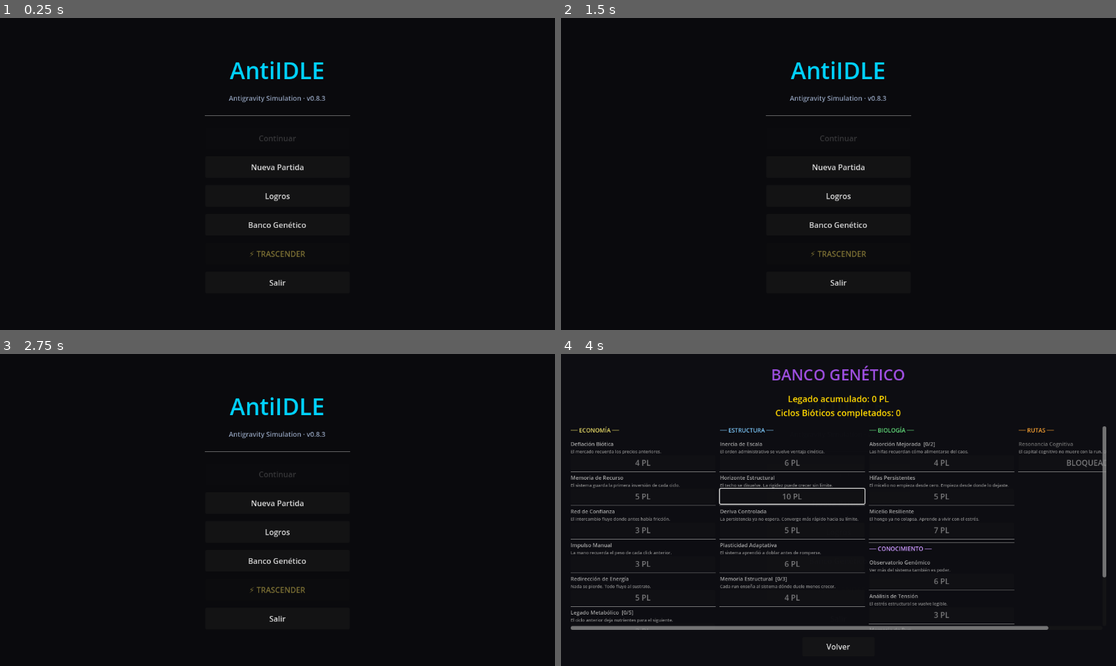
Above: before the commit, frames 1-4 (two rows, left to right).
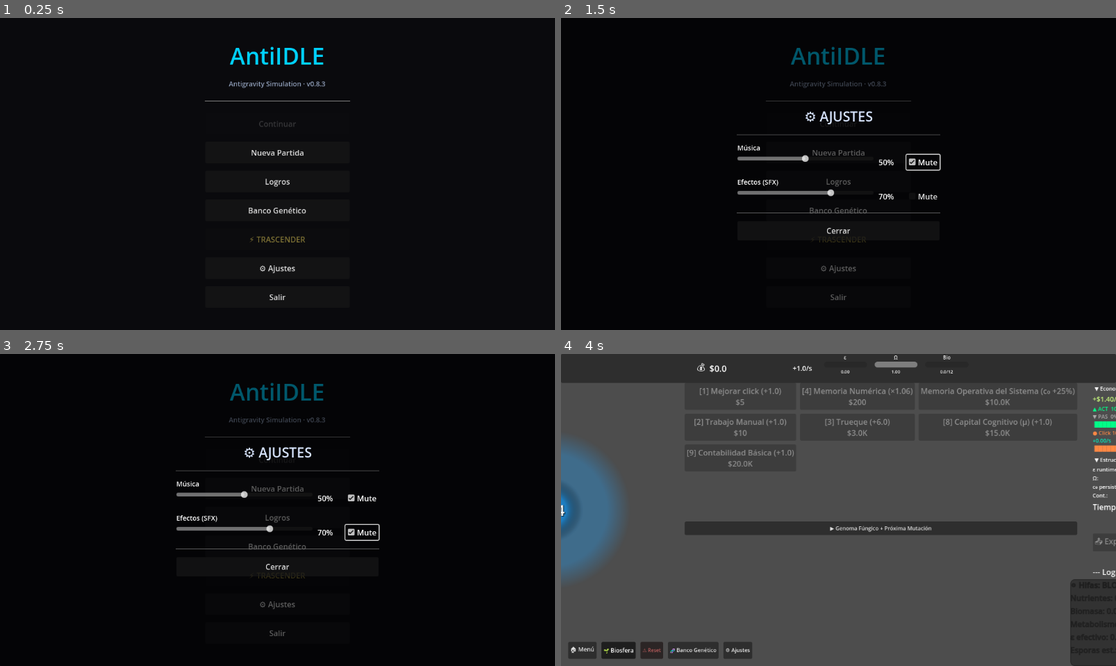
Above: after the commit, the same moments.

Repository: amurito/godot-idle-game
Game: Godot game, scene res://MainMenu.tscn
The game is run twice, just before and just after one commit, with the same random seed, the same clock (stepped at 60 frames per second) and the same inputs.
Inputs (mouse positions are in pixels of both pictures, inside the frame that each line leads up to):
- Up to frame 1 (0.25 s): no input
- Up to frame 2 (1.5 s): click (838, 267) at 0.5 s, where only the run after the commit has a clickable "⚙ Ajustes"; click (921, 161) at 1.25 s, where only the run after the commit has a clickable "Mute"
- Up to frame 3 (2.75 s): click (360, 531) at 2 s, where only the run after the commit has a clickable "Mute"
- Up to frame 4 (4 s): click (838, 566) at 2.75 s, where only the run after the commit has a clickable "Cerrar"; click "Nueva Partida" at 3.5 s

The runs differ from the first frame. In frame 1, 2.2% of the frame differs, in the area x 36-64%, y 9-91%; in frame 2, 3.0%; in frame 3, 3.0%; in frame 4, 97%, in the area x 0-100%, y 0-100%.

Commit message:
feat: sistema de audio completo (AudioManager + 7 SFX + música ambient)
- AudioManager autoload: buses Music/SFX, pool rotativo de 6 players, persistencia en user://audio_settings.json
- Web autoplay gate: música silenciada hasta primer input del usuario
- SFX hooked: click reactor, upgrade/legacy/cosmic, achievement, mutación, cierre de run, trascendencia
- Música ambient en MainMenu y main (no reinicia al cambiar de escena)
- Panel de ajustes (sliders volumen + mute) accesible desde MainMenu y mid-run
- Assets en res://audio/ (7 .ogg CC0)

Co-Authored-By: Claude Sonnet 4.6 <noreply@anthropic.com>

Diff:
--- a/AchievementManager.gd
+++ b/AchievementManager.gd
@@ -645,6 +645,7 @@
 	}
 	var def: Dictionary = DEFS[id]
 	emit_signal("achievement_unlocked", id, def)
+	AudioManager.play_sfx("achievement")
 	_show_toast(id, def)
 	if main:
 		main.add_lap("🏁 Logro — " + def["name"])
--- /dev/null
+++ b/AudioManager.gd
@@ -0,0 +1,359 @@
+extends Node
+
+# AudioManager.gd — Autoload
+# SFX pool + música de fondo + persistencia de settings.
+#
+# Web: el AudioContext del navegador suele estar suspendido hasta el primer
+# input del usuario. Por eso la música arranca silenciada y se "despierta"
+# (start + fade) tras el primer InputEvent global.
+
+const SETTINGS_PATH := "user://audio_settings.json"
+const AUDIO_DIR := "res://audio/"
+const SFX_POOL_SIZE := 6
+
+# Volúmenes 0.0–1.0. Se aplican a buses Music y SFX en dB.
+var music_volume: float = 0.5
+var sfx_volume: float = 0.7
+var music_muted: bool = false
+var sfx_muted: bool = false
+
+# IDs → nombre de archivo en res://audio/
+const SFX_FILES := {
+	"click":       "click.ogg",
+	"upgrade":     "upgrade.ogg",
+	"achievement": "achievement.ogg",
+	"transcend":   "transcend.ogg",
+	"run_close":   "run_close.ogg",
+	"mutation":    "mutation.ogg",
+}
+const MUSIC_FILES := {
+	"ambient": "ambient_loop.ogg",
+}
+
+# Atenuación per-SFX (dB extra restados al volumen del bus). El click se dispara
+# muchísimo, así que va más bajo que el resto.
+const SFX_TRIM_DB := {
+	"click": -8.0,
+}
+
+var _sfx_streams: Dictionary = {}     # id → AudioStream
+var _music_streams: Dictionary = {}   # id → AudioStream
+var _sfx_players: Array[AudioStreamPlayer] = []
+var _sfx_next: int = 0
+var _music_player: AudioStreamPlayer = null
+var _current_music_id: String = ""
+
+# Web autoplay gate
+var _audio_unlocked: bool = false
+var _pending_music_id: String = ""
+
+# Bus indices (cacheados)
+var _bus_music: int = -1
+var _bus_sfx: int = -1
+
+
+func _ready() -> void:
+	process_mode = Node.PROCESS_MODE_ALWAYS  # sigue funcionando si el árbol se pausa
+	_setup_buses()
+	_load_settings()
+	_load_streams()
+	_build_sfx_pool()
+	_build_music_player()
+	_apply_volumes()
+
+
+# ---------------------------------------------------------------
+#  BUSES
+# ---------------------------------------------------------------
+func _setup_buses() -> void:
+	# Crea buses Music y SFX si no existen, ruteados a Master.
+	_bus_music = AudioServer.get_bus_index("Music")
+	if _bus_music == -1:
+		AudioServer.add_bus()
+		_bus_music = AudioServer.bus_count - 1
+		AudioServer.set_bus_name(_bus_music, "Music")
+		AudioServer.set_bus_send(_bus_music, "Master")
+	_bus_sfx = AudioServer.get_bus_index("SFX")
+	if _bus_sfx == -1:
+		AudioServer.add_bus()
+		_bus_sfx = AudioServer.bus_count - 1
+		AudioServer.set_bus_name(_bus_sfx, "SFX")
+		AudioServer.set_bus_send(_bus_sfx, "Master")
+
+
+# ---------------------------------------------------------------
+#  ASSETS
+# ---------------------------------------------------------------
+func _load_streams() -> void:
+	for id in SFX_FILES:
+		var path: String = AUDIO_DIR + SFX_FILES[id]
+		if ResourceLoader.exists(path):
+			_sfx_streams[id] = load(path)
+	for id in MUSIC_FILES:
+		var path: String = AUDIO_DIR + MUSIC_FILES[id]
+		if ResourceLoader.exists(path):
+			var stream: AudioStream = load(path)
+			# Forzar loop si el .ogg no lo trae marcado.
+			if stream is AudioStreamOggVorbis:
+				(stream as AudioStreamOggVorbis).loop = true
+			_music_streams[id] = stream
+
+
+func _build_sfx_pool() -> void:
+	for i in SFX_POOL_SIZE:
+		var p := AudioStreamPlayer.new()
+		p.bus = "SFX"
+		add_child(p)
+		_sfx_players.append(p)
+
+
+func _build_music_player() -> void:
+	_music_player = AudioStreamPlayer.new()
+	_music_player.bus = "Music"
+	add_child(_music_player)
+
+
+# ---------------------------------------------------------------
+#  WEB AUTOPLAY UNLOCK
+#  En navegadores, AudioContext está suspendido hasta el primer input.
+#  Capturamos el primer InputEvent global y arrancamos la música pendiente.
+# ---------------------------------------------------------------
+func _input(event: InputEvent) -> void:
+	if _audio_unlocked:
+		return
+	if event is InputEventMouseButton and (event as InputEventMouseButton).pressed:
+		_unlock_audio()
+	elif event is InputEventScreenTouch and (event as InputEventScreenTouch).pressed:
+		_unlock_audio()
+	elif event is InputEventKey and (event as InputEventKey).pressed:
+		_unlock_audio()
+
+
+func _unlock_audio() -> void:
+	if _audio_unlocked:
+		return
+	_audio_unlocked = true
+	if _pending_music_id != "":
+		_start_music(_pending_music_id)
+		_pending_music_id = ""
+
+
+# ---------------------------------------------------------------
+#  API PÚBLICA
+# ---------------------------------------------------------------
+func play_sfx(id: String) -> void:
+	if sfx_muted:
+		return
+	if not _sfx_streams.has(id):
+		return  # asset todavía no agregado
+	var player: AudioStreamPlayer = _sfx_players[_sfx_next]
+	_sfx_next = (_sfx_next + 1) % _sfx_players.size()
+	player.stream = _sfx_streams[id]
+	player.volume_db = float(SFX_TRIM_DB.get(id, 0.0))
+	player.play()
+
+
+func play_music(id: String) -> void:
+	# Si ya está sonando lo mismo, no reiniciar.
+	if _current_music_id == id and _music_player.playing:
+		return
+	if not _music_streams.has(id):
+		# Asset no presente: recordar para cuando aparezca/se cargue.
+		_pending_music_id = id
+		_current_music_id = id
+		return
+	if not _audio_unlocked:
+		# Web: esperar al primer input.
+		_pending_music_id = id
+		_current_music_id = id
+		return
+	_start_music(id)
+
+
+func _start_music(id: String) -> void:
+	if not _music_streams.has(id):
+		return
+	_music_player.stop()
+	_music_player.stream = _music_streams[id]
+	_music_player.play()
+	_current_music_id = id
+
+
+func stop_music() -> void:
+	_music_player.stop()
+	_current_music_id = ""
+	_pending_music_id = ""
+
+
+# ---------------------------------------------------------------
+#  SETTINGS
+# ---------------------------------------------------------------
+func set_music_volume(v: float) -> void:
+	music_volume = clampf(v, 0.0, 1.0)
+	_apply_volumes()
+	_save_settings()
+
+
+func set_sfx_volume(v: float) -> void:
+	sfx_volume = clampf(v, 0.0, 1.0)
+	_apply_volumes()
+	_save_settings()
+
+
+func set_music_muted(b: bool) -> void:
+	music_muted = b
+	_apply_volumes()
+	_save_settings()
+
+
+func set_sfx_muted(b: bool) -> void:
+	sfx_muted = b
+	_apply_volumes()
+	_save_settings()
+
+
+func _apply_volumes() -> void:
+	# Convertir 0–1 a dB. 0 → -80 dB (silencio efectivo).
+	AudioServer.set_bus_mute(_bus_music, music_muted or music_volume <= 0.001)
+	AudioServer.set_bus_mute(_bus_sfx, sfx_muted or sfx_volume <= 0.001)
+	if music_volume > 0.001:
+		AudioServer.set_bus_volume_db(_bus_music, linear_to_db(music_volume))
+	if sfx_volume > 0.001:
+		AudioServer.set_bus_volume_db(_bus_sfx, linear_to_db(sfx_volume))
+
+
+func _load_settings() -> void:
+	if not FileAccess.file_exists(SETTINGS_PATH):
+		return
+	var file := FileAccess.open(SETTINGS_PATH, FileAccess.READ)
+	if not file:
+		return
+	var text := file.get_as_text()
+	file.close()
+	var json := JSON.new()
+	if json.parse(text) != OK:
+		return
+	var data: Dictionary = json.data
+	music_volume = float(data.get("music_volume", music_volume))
+	sfx_volume = float(data.get("sfx_volume", sfx_volume))
+	music_muted = bool(data.get("music_muted", music_muted))
+	sfx_muted = bool(data.get("sfx_muted", sfx_muted))
+
+
+func _save_settings() -> void:
+	var data := {
+		"music_volume": music_volume,
+		"sfx_volume": sfx_volume,
+		"music_muted": music_muted,
+		"sfx_muted": sfx_muted,
+	}
+	var file := FileAccess.open(SETTINGS_PATH, FileAccess.WRITE)
+	if file:
+		file.store_string(JSON.stringify(data))
+		file.close()
+
+
+# ---------------------------------------------------------------
+#  PANEL DE SETTINGS — construido por código, reutilizable.
+#  Llamar AudioManager.show_settings_panel(parent_node).
+# ---------------------------------------------------------------
+var _settings_panel: Panel = null
+
+
+func show_settings_panel(parent: Node) -> void:
+	if is_instance_valid(_settings_panel):
+		_settings_panel.queue_free()
+
+	_settings_panel = Panel.new()
+	_settings_panel.anchor_right = 1.0
+	_settings_panel.anchor_bottom = 1.0
+	_settings_panel.self_modulate = Color(0.04, 0.04, 0.08, 0.97)
+	parent.add_child(_settings_panel)
+
+	var center := CenterContainer.new()
+	center.anchor_right = 1.0
+	center.anchor_bottom = 1.0
+	_settings_panel.add_child(center)
+
+	var vbox := VBoxContainer.new()
+	vbox.custom_minimum_size = Vector2(420, 0)
+	vbox.add_theme_constant_override("separation", 16)
+	center.add_child(vbox)
+
+	var title := Label.new()
+	title.text = "⚙ AJUSTES"
+	title.horizontal_alignment = HORIZONTAL_ALIGNMENT_CENTER
+	title.add_theme_font_size_override("font_size", 28)
+	title.add_theme_color_override("font_color", Color(0.85, 0.9, 1.0))
+	vbox.add_child(title)
+
+	vbox.add_child(HSeparator.new())
+
+	_build_volume_row(vbox, "Música", music_volume, music_muted,
+		Callable(self, "set_music_volume"),
+		Callable(self, "set_music_muted"),
+		"")  # sin SFX de prueba (la música ya suena)
+
+	_build_volume_row(vbox, "Efectos (SFX)", sfx_volume, sfx_muted,
+		Callable(self, "set_sfx_volume"),
+		Callable(self, "set_sfx_muted"),
+		"click")
+
+	vbox.add_child(HSeparator.new())
+
+	var btn_close := Button.new()
+	btn_close.text = "Cerrar"
+	btn_close.custom_minimum_size = Vector2(0, 40)
+	btn_close.pressed.connect(_close_settings_panel)
+	vbox.add_child(btn_close)
+
+
+func _build_volume_row(parent: VBoxContainer, label_text: String,
+		initial_value: float, initial_muted: bool,
+		on_value_change: Callable, on_mute_change: Callable,
+		preview_sfx_id: String) -> void:
+	var row := VBoxContainer.new()
+	row.add_theme_constant_override("separation", 4)
+	parent.add_child(row)
+
+	var lbl := Label.new()
+	lbl.text = label_text
+	lbl.add_theme_font_size_override("font_size", 14)
+	row.add_child(lbl)
+
+	var hbox := HBoxContainer.new()
+	hbox.add_theme_constant_override("separation", 10)
+	row.add_child(hbox)
+
+	var slider := HSlider.new()
+	slider.min_value = 0.0
+	slider.max_value = 1.0
+	slider.step = 0.01
+	slider.value = initial_value
+	slider.size_flags_horizontal = Control.SIZE_EXPAND_FILL
+	slider.custom_minimum_size = Vector2(220, 0)
+	hbox.add_child(slider)
+
+	var pct := Label.new()
+	pct.text = "%d%%" % int(initial_value * 100)
+	pct.custom_minimum_size = Vector2(48, 0)
+	hbox.add_child(pct)
+
+	var mute_btn := CheckBox.new()
+	mute_btn.text = "Mute"
+	mute_btn.button_pressed = initial_muted
+	hbox.add_child(mute_btn)
+
+	slider.value_changed.connect(func(v: float):
+		on_value_change.call(v)
+		pct.text = "%d%%" % int(v * 100)
+		if preview_sfx_id != "":
+			play_sfx(preview_sfx_id))
+	mute_btn.toggled.connect(func(pressed: bool):
+		on_mute_change.call(pressed))
+
+
+func _close_settings_panel() -> void:
+	if is_instance_valid(_settings_panel):
+		_settings_panel.queue_free()
+		_settings_panel = null
--- a/LegacyManager.gd
+++ b/LegacyManager.gd
@@ -752,6 +752,7 @@
 	legacy_points -= cost
 	_set_buff_level(id, get_buff_level(id) + 1)
 	save_legacy()
+	AudioManager.play_sfx("upgrade")
 	print("✨ [Legacy] Comprado: %s (nivel %d) por %d PL" % [id, get_buff_level(id), cost])
 	return true
 
@@ -928,6 +929,7 @@
 	esencia -= int((COSMIC_DATA[cosmic_id] as Dictionary).get("cost", 0))
 	cosmic_unlocked[cosmic_id] = true
 	save_legacy()
+	AudioManager.play_sfx("upgrade")
 	print("✨ [Cosmic] Desbloqueado: ", cosmic_id)
 	return true
 
--- a/MainMenu.gd
+++ b/MainMenu.gd
@@ -21,6 +21,7 @@
 var first_trascend_overlay: ColorRect = null
 
 func _ready():
+	AudioManager.play_music("ambient")
 	var has_save := FileAccess.file_exists(SaveManager.SAVE_PATH)
 	var post_transcendence := not has_save and LegacyManager.trascendencia_count > 0
 
@@ -50,8 +51,20 @@
 	# --- TRASCENDENCIA UI ---
 	_setup_trascendencia_ui()
 
+	# --- BOTÓN AJUSTES (siempre visible, justo antes de Salir) ---
+	var btn_settings := Button.new()
+	btn_settings.custom_minimum_size = Vector2(0, 45)
+	btn_settings.text = "⚙ Ajustes"
+	btn_settings.pressed.connect(_on_settings_pressed)
+	var vbox_settings = $CenterContainer/VBoxContainer
+	vbox_settings.add_child(btn_settings)
+	vbox_settings.move_child(btn_settings, vbox_settings.get_child_count() - 2)
+
 	# --- BADGES de notificación ---
 	_refresh_nav_badges()
+
+func _on_settings_pressed() -> void:
+	AudioManager.show_settings_panel(self)
 
 # =====================================================
 #  DEBUG — Teclas de testeo rápido (solo en DEBUG build)
@@ -693,6 +706,7 @@
 
 	var is_first := LegacyManager.trascendencia_count == 0
 	var gain := LegacyManager.transcend()
+	AudioManager.play_sfx("transcend")
 
 	_close_trascend_confirm_panel()
 
--- a/RunManager.gd
+++ b/RunManager.gd
@@ -90,6 +90,7 @@
 	run_closed = true
 	final_route = route
 	final_reason = reason
+	AudioManager.play_sfx("run_close")
 	main.add_lap("🚩 RUN CERRADA: " + route)
 
 	LegacyManager.last_run_ending = route
--- a/UpgradeManager.gd
+++ b/UpgradeManager.gd
@@ -85,6 +85,7 @@
 	var def = get_def(id)
 
 	s.level += 1
+	AudioManager.play_sfx("upgrade")
 
 	if def.is_multiplicative:
 		s.current_value *= def.gain
--- a/main.gd
+++ b/main.gd
@@ -715,6 +715,7 @@
 func _ready():
 	show()
 	add_to_group("main")
+	AudioManager.play_music("ambient")
 	UIManager.setup(ui_root)
 	LogManager.show_all_laps = false
 	update_lap_toggle_button()
@@ -804,6 +805,12 @@
 	legacy_btn.pressed.connect(_on_legacy_pressed)
 	bottom_left_panel.add_child(legacy_btn)
 
+	var settings_btn := Button.new()
+	settings_btn.text = "⚙ Ajustes"
+	settings_btn.add_theme_font_size_override("font_size", 11)
+	settings_btn.pressed.connect(func(): AudioManager.show_settings_panel(self))
+	bottom_left_panel.add_child(settings_btn)
+
 	# === EVO MANAGER SIGNALS ===
 	EvoManager.mutation_activated.connect(_on_mutation_activated)
 	EvoManager.run_ended_by_mutation.connect(close_run)
@@ -861,6 +868,7 @@
 
 func on_reactor_click(epsilon_delta: float = 0.015):
 	EconomyManager.time_since_last_click = 0.0
+	AudioManager.play_sfx("click")
 	var power := get_click_power()
 	EconomyManager.money += power
 	AchievementManager.on_click()
@@ -1217,6 +1225,7 @@
 @onready var dimmer = $DimmerBackground
 
 func _on_mutation_activated(id: String, display_name: String):
+	AudioManager.play_sfx("mutation")
 	LogManager.add("🧬 Mutación irreversible — " + display_name, self)
 
 	# Mostrar efectos activos como lap (visible en pantalla final)
--- a/project.godot
+++ b/project.godot
@@ -30,6 +30,7 @@
 RunManager="*res://RunManager.gd"
 EconomyManager="*res://EconomyManager.gd"
 StructuralModel="*res://StructuralModel.gd"
+AudioManager="*res://AudioManager.gd"
 
 [editor]
 
Not shown, added: audio/README.md
Not shown, added: audio/achievement.ogg
Not shown, added: audio/ambient_loop.ogg
Not shown, added: audio/click.ogg
Not shown, added: audio/mutation.ogg
Not shown, added: audio/run_close.ogg
Not shown, added: audio/transcend.ogg
Not shown, added: audio/upgrade.ogg
